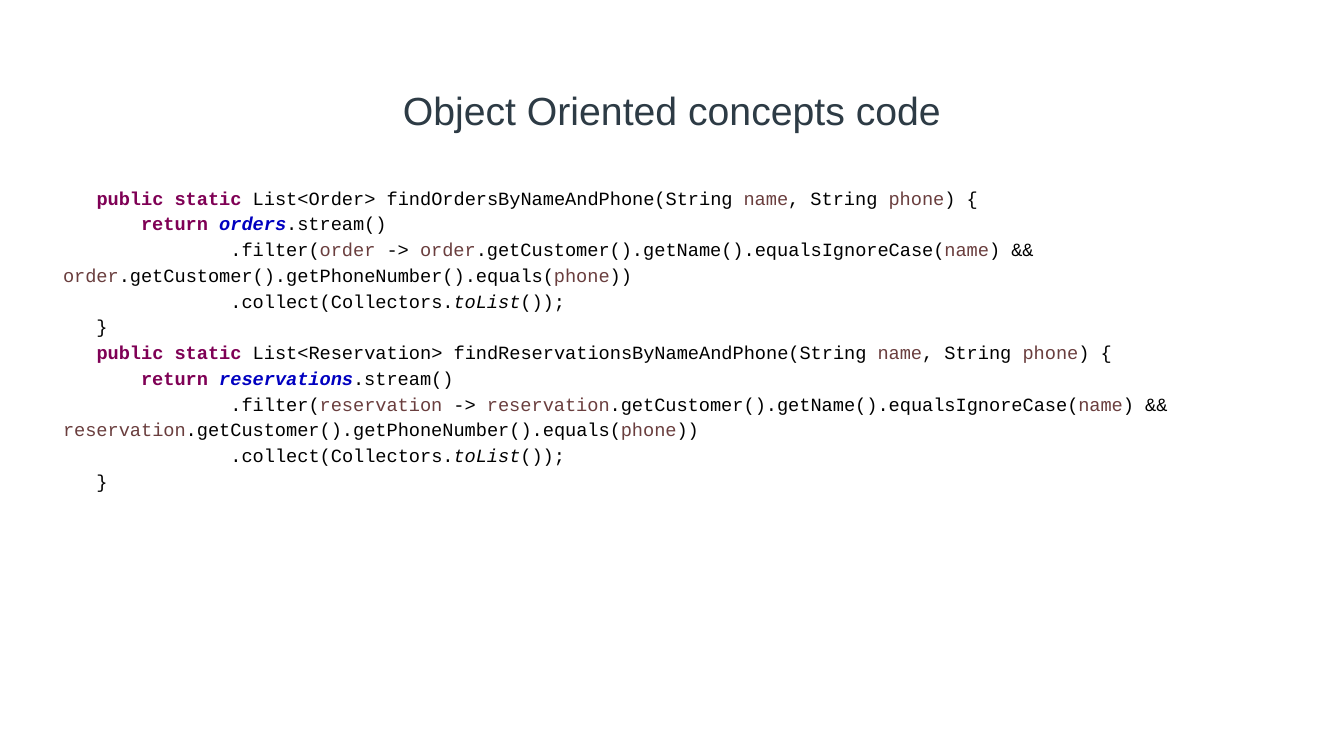
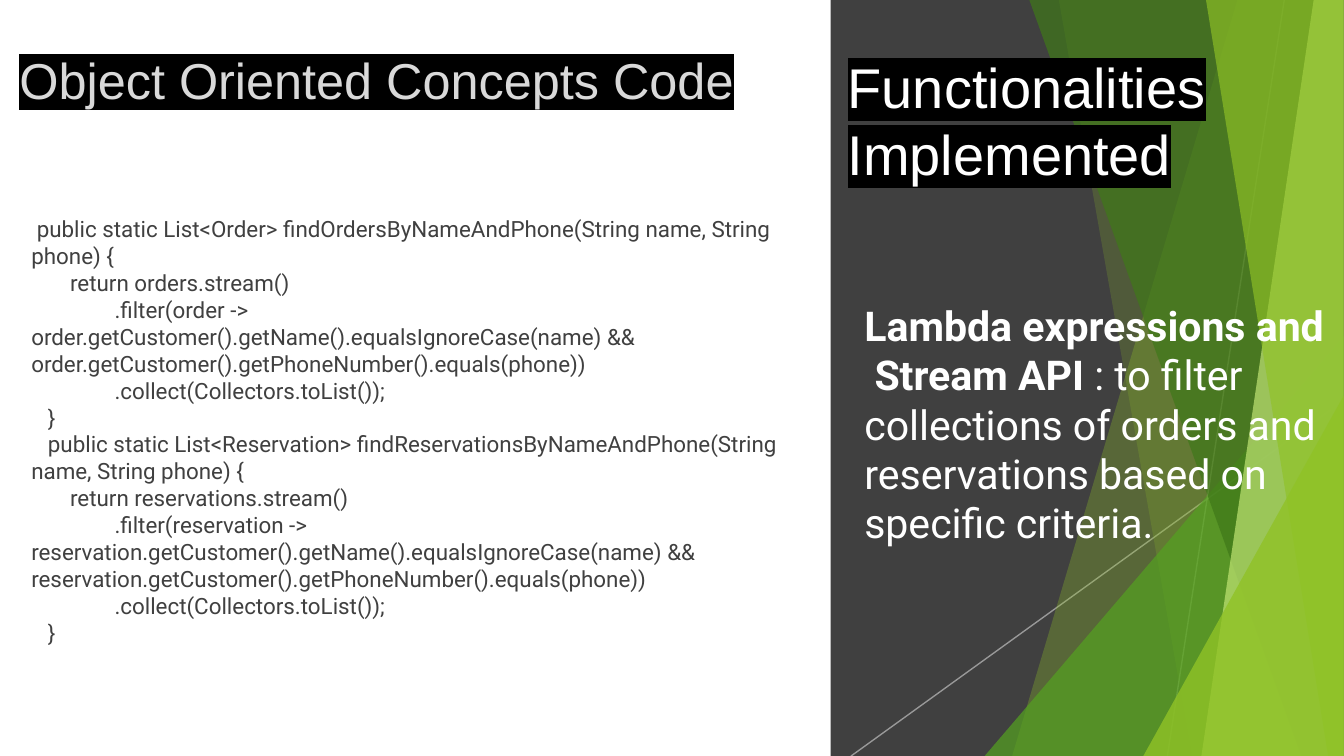
Before and after one commit to ZhengZhang-NU/CSYE6200-OOD-Final-Project, a slide deck: slide 10 of OODFinalProject04-V1.pptx (slide 17 before the commit). Drawn at 1344x756 pixels with LibreOffice and Linux fonts; fonts in the diff are those of the drawing. Boxes give left, top, right and bottom in pixels: in the first picture for what was removed or moved away, otherwise in the second. Text is boxed around its words. In the diff, an @@ line names an element or a change of style, - is before the commit and + after.

```diff
--- a/OODFinalProject04-V1.pptx
+++ b/OODFinalProject04-V1.pptx
@@ rectangle added at [0, 0, 1344, 755], fill #FFFFFF @@
@@ rectangle added at [831, 0, 1344, 755], fill #404040 @@
@@ freeform shape added at [1012, 0, 1344, 755], fill #90C226 at 30% opacity @@
@@ freeform shape added at [1030, 0, 1344, 755], fill #3F7819 at 70% opacity @@
@@ freeform shape added at [1059, 0, 1344, 755], fill #90C226 at 20% opacity @@
@@ line added from (1285, 0) to (1168, 755), #BFBFBF 0.75 pt @@
@@ freeform shape added at [1202, 0, 1344, 755], fill #C0E474 at 70% opacity @@
@@ freeform shape added at [1206, 0, 1344, 755], fill #90C226 at 65% opacity @@
@@ title at [19, 62, 734, 109]: text changed; size 21 to 27 pt; text colour #2D3B45 to #D9D9D9 @@
-Object Oriented concepts code
+Object Oriented Concepts Code
@@ text added at [848, 67, 1206, 185], 30 pt, text #FFFFFF @@
+Functionalities Implemented
@@ text "public static List<Order> findOrdersByNameAndPhone(String na ...": place and size @@
-text "public static List<Order> findOrdersByNameAndPhone(String na ..." at [63, 191, 1134, 466]
+text "public static List<Order> findOrdersByNameAndPhone(String na ..." at [31, 219, 777, 619]
@@ text "public static List<Order> findOrdersByNameAndPhone(String na ..." at [31, 219, 777, 619]: size 10 to 12 pt, font Courier New to Roboto, highlight #FFFFFF to none; text colour #7F0055 to #404040 in "public static", "return", "public static", "return"; text colour #000000 to #404040 in "List<Order> findOrdersByNameAndPhone(String name, String pho ...", "orders.stream()", ".filter(order -> order.getCustomer().getName().equalsIgnoreC ...", ".collect(Collectors.toList());" and 6 more places; text colour #6A3E3E to #404040 in "name, phone)", ".filter(order order.getCustomer().getName().equalsIgnoreCase ...", "name, phone)", ".filter(reservation reservation.getCustomer().getName().equa ..."; bold off in "public static", "return orders.stream()", "public static", "return reservations.stream()"; text colour #0000C0 to #404040 in "orders.stream()", "reservations.stream()"; italic off in "orders.stream()", ".collect(Collectors.toList());", "reservations.stream()", ".collect(Collectors.toList());"; indent changed; line spacing 1.15 to 1; vertical alignment top to middle @@
@@ text added at [864, 304, 1324, 549], 22 pt, text #FFFFFF @@
+Lambda expressions and Stream API : to filter collections of orders and reservations based on specific criteria.
@@ triangle added at [985, 336, 1344, 755], fill #54A021 at 72% opacity @@
@@ line added from (1331, 410) to (851, 755), #BFBFBF 0.75 pt @@
@@ triangle added at [1144, 395, 1344, 755], fill #90C226 at 80% opacity @@
@@ group added at [0, 0, 1344, 755]: 5 freeform shapes, 3 triangles @@
@@ group added at [0, 0, 1344, 756]: 5 freeform shapes, 3 triangles, 2 lines @@
```
Also in this commit, not shown: 5 other slides changed, 7 slides added, 15 slides removed.
